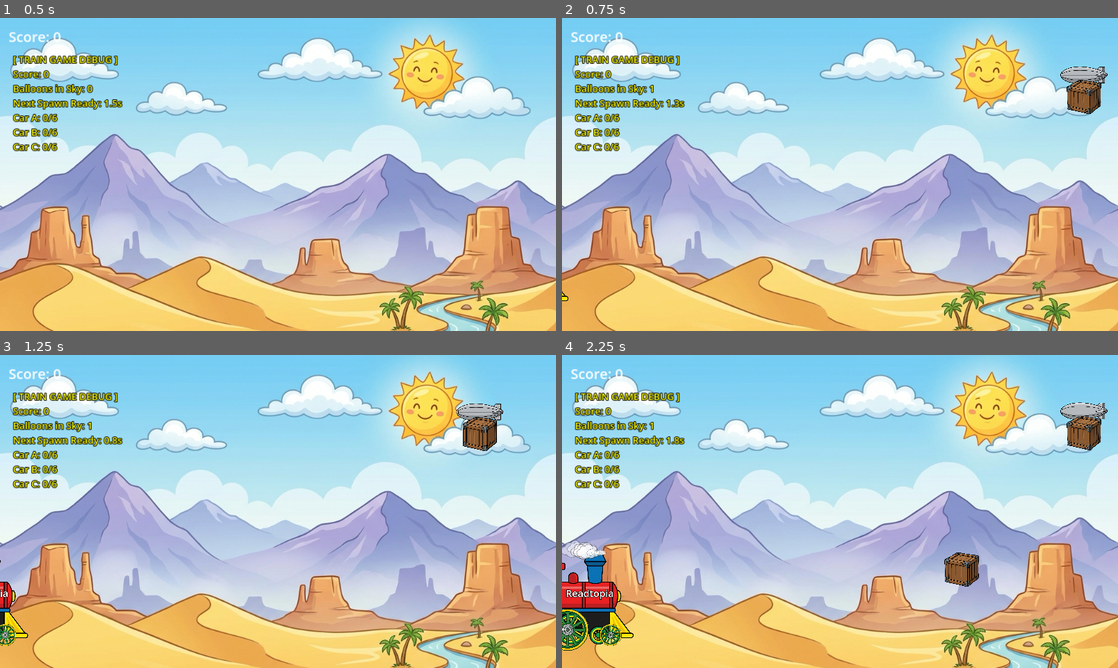
Above: before the commit, frames 1-4 (two rows, left to right).
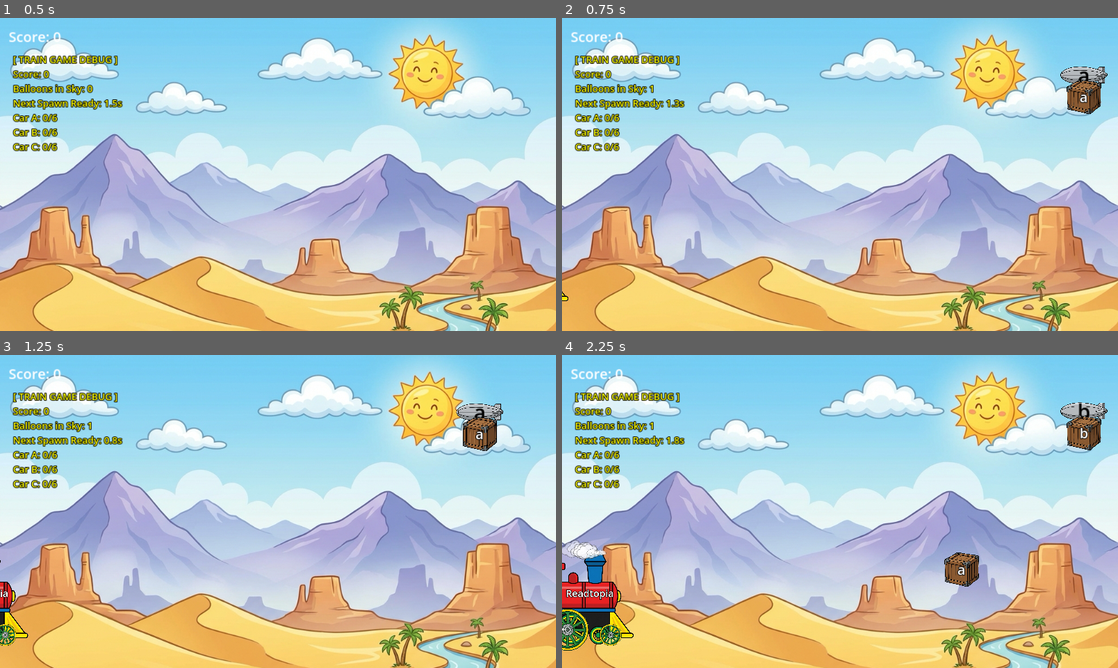
Above: after the commit, the same moments.

Repository: xiangfa/rt-games-godot
Game: Godot game, scene res://scenes/main.tscn
Two runs of this game, one before a commit and one after it. Both use one fixed random seed, a clock stepped at 60 frames per second and the inputs below.
Inputs (mouse positions are in pixels of both pictures, inside the frame that each line leads up to):
- Up to frame 1 (0.5 s): no input
- Up to frame 2 (0.75 s): tap Enter at 0.5 s; move the mouse to (962, 158) at 0.52 s; click (962, 158) at 0.67 s
- Up to frame 3 (1.25 s): no input
- Up to frame 4 (2.25 s): move the mouse to (1040, 411) at 1.27 s; click (1040, 411) at 1.42 s; move the mouse to (895, 442) at 2.02 s; click (895, 442) at 2.17 s

Frame 1 is identical in both runs. In frame 2, less than 0.1% of the frame differs, in the area x 92-95%, y 17-28%; in frame 3, less than 0.1%; in frame 4, 0.1%, in the area x 71-95%, y 15-71%.

Commit message:
v2.1: Reverted to text labels for blimps/crates and fixed carriage icon setup

Diff:
--- a/train-words/scenes/balloon.tscn
+++ b/train-words/scenes/balloon.tscn
@@ -14,12 +14,7 @@
 texture = ExtResource("2_tex")
 scale = Vector2(0.12, 0.12)
 
-[node name="Icon" type="Sprite2D" parent="."]
-position = Vector2(0, 0)
-scale = Vector2(0.08, 0.08)
-
 [node name="Label" type="Label" parent="."]
-visible = false
 offset_left = -60.0
 offset_top = -40.0
 offset_right = 60.0
--- a/train-words/scenes/crate.tscn
+++ b/train-words/scenes/crate.tscn
@@ -18,15 +18,10 @@
 texture = ExtResource("2_tex")
 scale = Vector2(0.1, 0.1)
 
-[node name="Icon" type="Sprite2D" parent="."]
-position = Vector2(0, 0)
-scale = Vector2(0.15, 0.15)
-
 [node name="CollisionShape2D" type="CollisionShape2D" parent="."]
 shape = SubResource("RectangleShape2D_crate")
 
 [node name="Label" type="Label" parent="."]
-visible = false
 offset_left = -40.0
 offset_top = -30.0
 offset_right = 40.0
--- a/train-words/scripts/balloon.gd
+++ b/train-words/scripts/balloon.gd
@@ -11,7 +11,7 @@
 	label_text = p_label
 	if has_node("Label"):
 		$Label.text = label_text
-		$Label.visible = false
+		$Label.visible = true
 
 	held_crate = crate_scene.instantiate()
 	held_crate.setup(label_text)
@@ -29,7 +29,7 @@
 
 func _ready():
 	if has_node("Label"):
-		$Label.visible = false
+		$Label.visible = true
 
 func _process(_delta):
 	pass
--- a/train-words/scripts/car.gd
+++ b/train-words/scripts/car.gd
@@ -13,13 +13,18 @@
 func setup(p_id: String):
 	id = p_id
 	$Label.text = id
-	$Label.visible = false
+	$Label.visible = false # Keep Car label hidden, we use Icons here
+
+var pending_texture: Texture2D = null
 
 func set_icon(texture: Texture2D):
-	if icon:
+	pending_texture = texture
+	if is_node_ready() and icon:
 		icon.texture = texture
 
 func _ready():
+	if pending_texture and icon:
+		icon.texture = pending_texture
 	print("PHYSICS_DEBUG: Car " + id + " ready at " + str(global_position))
 
 	# Ensure net starts hidden
--- a/train-words/scripts/crate.gd
+++ b/train-words/scripts/crate.gd
@@ -9,13 +9,15 @@
 func setup(p_label: String):
 	label = p_label
 	$Label.text = label
-	$Label.visible = false
+	$Label.visible = true
 
 func set_icon(texture: Texture2D):
 	if icon:
 		icon.texture = texture
 
 func _ready():
+	if has_node("Label"):
+		$Label.visible = true
 	name = "Crate_" + label
 	add_to_group("crate")
 	contact_monitor = true
